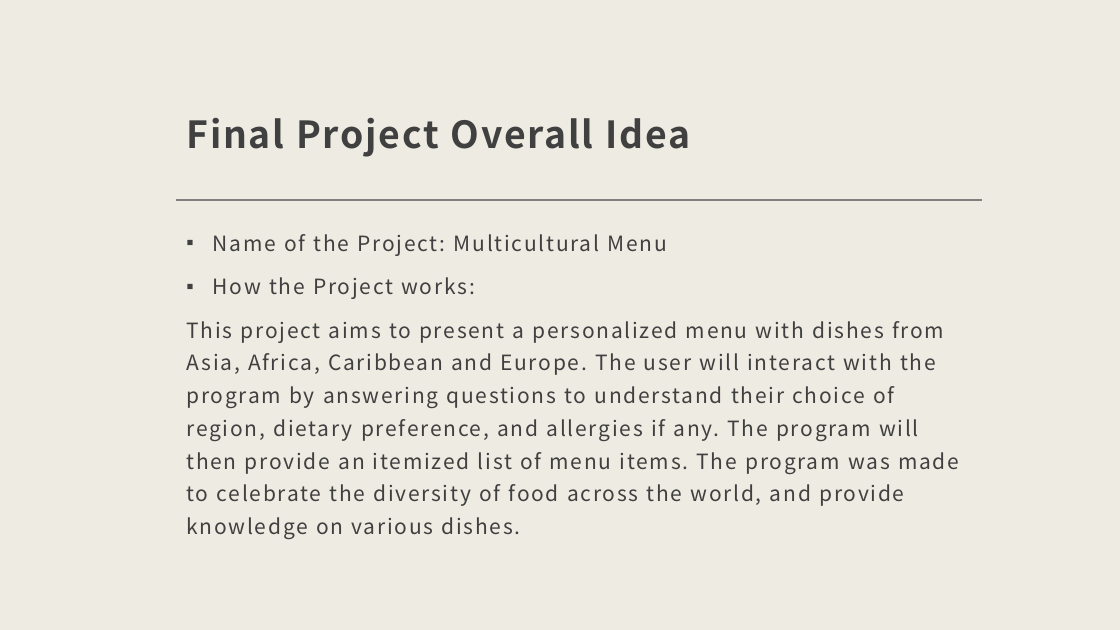
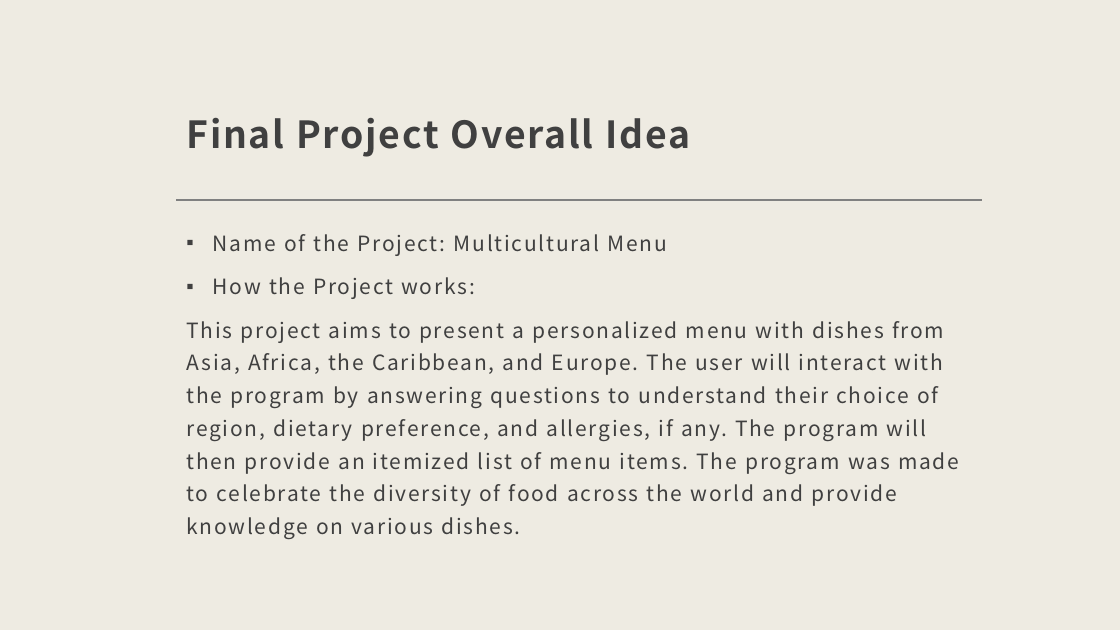
Before and after one commit to jeremiahlateef/JavaCustomProjectCOMP170F23, a slide deck: slide 3 of Multicultural Menu_Project Presentation.pptx. Drawn at 1120x630 pixels with LibreOffice and Linux fonts; fonts in the diff are those of the drawing. Boxes give left, top, right and bottom in pixels: in the first picture for what was removed or moved away, otherwise in the second. Text is boxed around its words. In the diff, an @@ line names an element or a change of style, - is before the commit and + after.

```diff
--- a/Multicultural Menu_Project Presentation.pptx
+++ b/Multicultural Menu_Project Presentation.pptx
@@ text at (186,321,959,539): text changed @@
-This project aims to present a personalized menu with dishes from Asia, Africa, Caribbean and Europe. The user will interact with the program by answering questions to understand their choice of region, dietary preference, and allergies if any. The program will then provide an itemized list of menu items. The program was made to celebrate the diversity of food across the world, and provide knowledge on various dishes.
+This project aims to present a personalized menu with dishes from Asia, Africa, the Caribbean, and Europe. The user will interact with the program by answering questions to understand their choice of region, dietary preference, and allergies, if any. The program will then provide an itemized list of menu items. The program was made to celebrate the diversity of food across the world and provide knowledge on various dishes.
```
Also in this commit, not shown: 7 other slides changed, 4 slides added.
